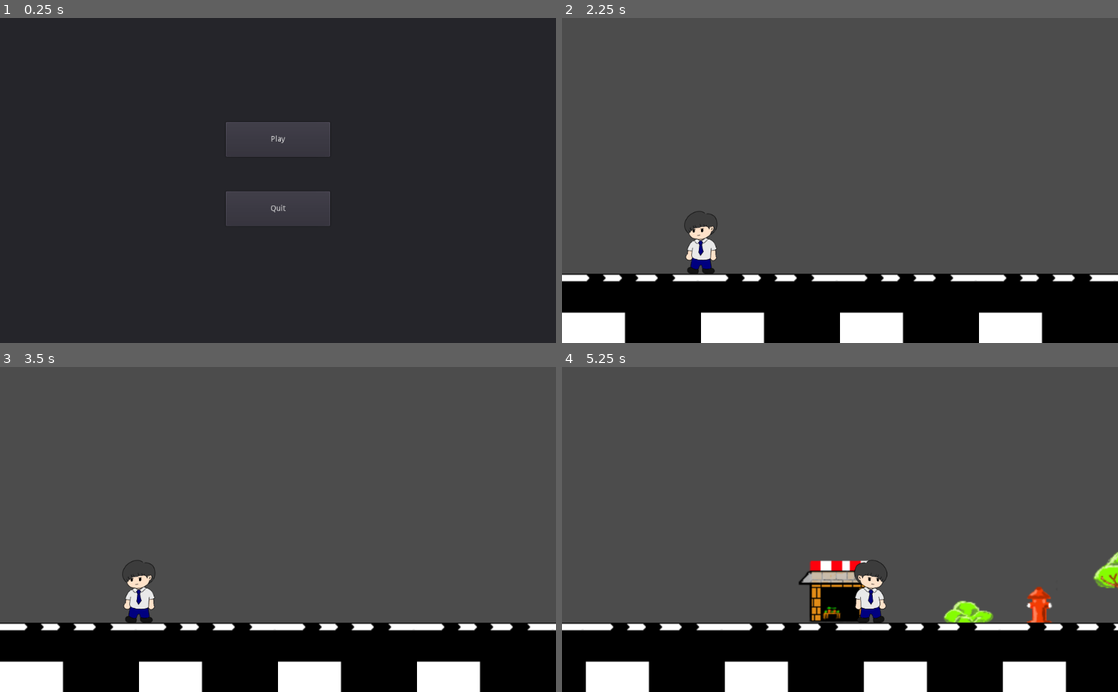
Above: before the commit, frames 1-4 (two rows, left to right).
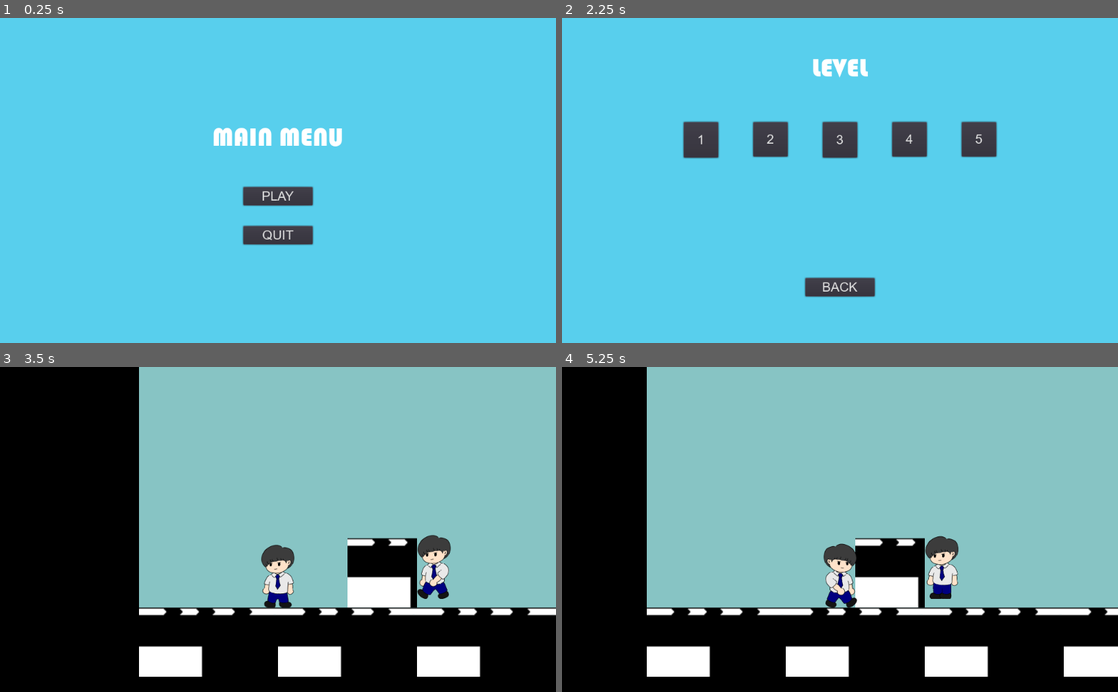
Above: after the commit, the same moments.

Repository: FakhruddinAmriR/gemastik
Game: Godot game, scene res://UI/Game.tscn
Two runs of this game, one before a commit and one after it. Both use one fixed random seed, a clock stepped at 60 frames per second and the inputs below. Before the commit the project starts from res://UI/Main.tscn.
Inputs (mouse positions are in pixels of both pictures, inside the frame that each line leads up to):
- Up to frame 1 (0.25 s): no input
- Up to frame 2 (2.25 s): click (840, 138) at 0.5 s, where only the run before the commit has a clickable "Play"; click (717, 105) at 1.25 s, where only the run before the commit has a clickable "Level 2"; click (840, 196) at 2 s, where only the run after the commit has a clickable "PLAY"
- Up to frame 3 (3.5 s): click (139, 490) at 2.75 s, where only the run after the commit has a clickable "1"
- Up to frame 4 (5.25 s): tap Enter (ui_accept) at 3.5, 4.35, 4.52, 4.82 s; hold Enter (ui_accept) 3.53-4.28 s; hold Right (ui_right) 3.53-5 s; click (840, 526) at 5 s, where only the run after the commit has a clickable "RESUME"

The runs differ from the first frame. In frame 1, 99% of the frame differs, in the area x 0-100%, y 0-100%; in frame 2, 97%; in frame 3, 84%; in frame 4, 87%.

Commit message:
finish area fixing

Diff:
--- /dev/null
+++ b/Enemy/BadKid.gd
@@ -0,0 +1,13 @@
+extends KinematicBody2D
+
+const SPEED = 100
+var direction = Vector2.LEFT
+
+func _physics_process(delta):
+	var velocity = direction * SPEED * delta
+	move_and_collide(velocity)
+
+func _on_Area2D_body_entered(body):
+	var collider = body.get_collider()
+	if collider is TileMap:
+		direction *= -1
--- /dev/null
+++ b/Enemy/BadKid.tscn
@@ -0,0 +1,49 @@
+[gd_scene load_steps=9 format=2]
+
+[ext_resource path="res://Enemy/BadKid.gd" type="Script" id=1]
+[ext_resource path="res://assets/Character.png" type="Texture" id=2]
+
+[sub_resource type="CapsuleShape2D" id=1]
+radius = 16.0
+height = 30.0
+
+[sub_resource type="AtlasTexture" id=2]
+flags = 4
+atlas = ExtResource( 2 )
+region = Rect2( 0, 256, 128, 256 )
+
+[sub_resource type="AtlasTexture" id=3]
+flags = 4
+atlas = ExtResource( 2 )
+region = Rect2( 128, 256, 128, 256 )
+
+[sub_resource type="AtlasTexture" id=4]
+flags = 4
+atlas = ExtResource( 2 )
+region = Rect2( 256, 256, 128, 256 )
+
+[sub_resource type="AtlasTexture" id=5]
+flags = 4
+atlas = ExtResource( 2 )
+region = Rect2( 384, 256, 128, 256 )
+
+[sub_resource type="SpriteFrames" id=6]
+animations = [ {
+"frames": [ SubResource( 2 ), SubResource( 3 ), SubResource( 4 ), SubResource( 5 ) ],
+"loop": true,
+"name": "default",
+"speed": 4.0
+} ]
+
+[node name="BadKid" type="KinematicBody2D"]
+script = ExtResource( 1 )
+
+[node name="CollisionShape2D" type="CollisionShape2D" parent="."]
+position = Vector2( 0, 9 )
+shape = SubResource( 1 )
+
+[node name="Sprite" type="AnimatedSprite" parent="."]
+position = Vector2( 0, 8 )
+scale = Vector2( 0.25, 0.25 )
+frames = SubResource( 6 )
+playing = true
--- a/Level/Level_1.tscn
+++ b/Level/Level_1.tscn
@@ -1,66 +1,78 @@
-[gd_scene load_steps=5 format=2]
+[gd_scene load_steps=7 format=2]
 
 [ext_resource path="res://Player/Player.tscn" type="PackedScene" id=1]
 [ext_resource path="res://assets/AllTiles.tres" type="TileSet" id=2]
 [ext_resource path="res://UI/PausedMenu.tscn" type="PackedScene" id=3]
+[ext_resource path="res://Enemy/BadKid.tscn" type="PackedScene" id=4]
+[ext_resource path="res://NextLevel.tscn" type="PackedScene" id=5]
 
 [sub_resource type="RectangleShape2D" id=1]
 extents = Vector2( 32, 224.5 )
 
 [node name="Level_1" type="Node2D"]
 
+[node name="Camera2D" type="Camera2D" parent="."]
+position = Vector2( 128, 424 )
+scale = Vector2( 0.25, 0.25 )
+z_index = 5
+current = true
+zoom = Vector2( 0.5, 0.5 )
+
+[node name="PausedMenu" parent="Camera2D" instance=ExtResource( 3 )]
+visible = false
+position = Vector2( 0, 8 )
+scale = Vector2( 2, 2 )
+__meta__ = {
+"_edit_lock_": true
+}
+
 [node name="Player" parent="." instance=ExtResource( 1 )]
 position = Vector2( 128, 464 )
 scale = Vector2( 0.25, 0.25 )
 
 [node name="CameraRemote" type="RemoteTransform2D" parent="Player"]
-position = Vector2( 0, 24 )
+position = Vector2( 0, -160 )
 remote_path = NodePath("../../Camera2D")
-__meta__ = {
-"_edit_lock_": true
-}
-
-[node name="PauseRemote" type="RemoteTransform2D" parent="Player"]
-position = Vector2( 0, 24 )
-remote_path = NodePath("../../Camera2D")
-__meta__ = {
-"_edit_lock_": true
-}
-
-[node name="Camera2D" type="Camera2D" parent="."]
-position = Vector2( 128, 470 )
-scale = Vector2( 0.25, 0.25 )
-current = true
-zoom = Vector2( 0.5, 0.5 )
-limit_left = 0
-limit_bottom = 576
-smoothing_enabled = true
 
 [node name="TileMap" type="TileMap" parent="."]
 z_index = -1
 tile_set = ExtResource( 2 )
 show_collision = true
 format = 1
-tile_data = PoolIntArray( 327739, 18, 0, 327740, 19, 0, 327741, 20, 0, 393229, 5, 0, 393230, 7, 0, 393273, 8, 0, 393274, 9, 0, 393275, 10, 0, 393276, 11, 0, 393277, 12, 0, 458761, 21, 0, 458763, 3, 0, 458764, 2, 0, 458765, 4, 0, 458766, 6, 0, 458771, 21, 0, 458809, 13, 0, 458810, 14, 0, 458811, 15, 0, 458812, 16, 0, 458813, 17, 0, 589823, 0, 0, 524288, 1, 0, 524289, …(847 unchanged characters)…
-__meta__ = {
-"_edit_lock_": true
-}
+tile_data = PoolIntArray( 393229, 5, 0, 393230, 7, 0, 458755, 1, 0, 458759, 1, 0, 458761, 21, 0, 458763, 3, 0, 458764, 2, 0, 458765, 4, 0, 458766, 6, 0, 458771, 21, 0, 589823, 0, 0, 524288, 1, 0, 524289, …(847 unchanged characters)…
 
 [node name="StartWall" type="StaticBody2D" parent="."]
-__meta__ = {
-"_edit_lock_": true
-}
 
 [node name="CollisionShape2D" type="CollisionShape2D" parent="StartWall"]
+visible = false
 position = Vector2( -32, 352.5 )
 shape = SubResource( 1 )
-__meta__ = {
-"_edit_lock_": true
-}
 
-[node name="pauselayer" type="CanvasLayer" parent="."]
-layer = 10
-visible = false
-follow_viewport_enable = true
+[node name="ColorRect" type="ColorRect" parent="StartWall"]
+margin_left = -256.0
+margin_top = 256.0
+margin_bottom = 576.0
+color = Color( 0, 0, 0, 1 )
 
-[node name="PausedMenu" parent="pauselayer" instance=ExtResource( 3 )]
+[node name="ColorRect2" type="ColorRect" parent="StartWall"]
+margin_left = -256.0
+margin_top = 576.0
+margin_right = 3968.0
+margin_bottom = 704.0
+color = Color( 0, 0, 0, 1 )
+
+[node name="BackgroundLayer" type="CanvasLayer" parent="."]
+layer = -1
+
+[node name="Background" type="ColorRect" parent="BackgroundLayer"]
+margin_left = -256.0
+margin_top = -192.0
+margin_right = 3968.0
+margin_bottom = 588.0
+color = Color( 0.529412, 0.768627, 0.768627, 1 )
+
+[node name="BadKid" parent="." instance=ExtResource( 4 )]
+position = Vector2( 280, 464 )
+
+[node name="NextLevel" parent="." instance=ExtResource( 5 )]
+position = Vector2( 760, 440 )
--- a/Level/Level_2.tscn
+++ b/Level/Level_2.tscn
@@ -1,42 +1,78 @@
-[gd_scene load_steps=4 format=2]
+[gd_scene load_steps=7 format=2]
 
 [ext_resource path="res://Player/Player.tscn" type="PackedScene" id=1]
 [ext_resource path="res://assets/AllTiles.tres" type="TileSet" id=2]
+[ext_resource path="res://UI/PausedMenu.tscn" type="PackedScene" id=3]
+[ext_resource path="res://Enemy/BadKid.tscn" type="PackedScene" id=4]
+[ext_resource path="res://NextLevel.tscn" type="PackedScene" id=5]
 
 [sub_resource type="RectangleShape2D" id=1]
 extents = Vector2( 32, 224.5 )
 
 [node name="Level_1" type="Node2D"]
 
+[node name="Camera2D" type="Camera2D" parent="."]
+position = Vector2( 128, 424 )
+scale = Vector2( 0.25, 0.25 )
+z_index = 5
+current = true
+zoom = Vector2( 0.5, 0.5 )
+
+[node name="PausedMenu" parent="Camera2D" instance=ExtResource( 3 )]
+visible = false
+position = Vector2( 0, 8 )
+scale = Vector2( 2, 2 )
+__meta__ = {
+"_edit_lock_": true
+}
+
 [node name="Player" parent="." instance=ExtResource( 1 )]
 position = Vector2( 128, 464 )
 scale = Vector2( 0.25, 0.25 )
 
-[node name="RemoteTransform2D" type="RemoteTransform2D" parent="Player"]
-position = Vector2( 0, 24 )
+[node name="CameraRemote" type="RemoteTransform2D" parent="Player"]
+position = Vector2( 0, -160 )
 remote_path = NodePath("../../Camera2D")
-__meta__ = {
-"_edit_lock_": true
-}
-
-[node name="Camera2D" type="Camera2D" parent="."]
-position = Vector2( 128, 470 )
-scale = Vector2( 0.25, 0.25 )
-current = true
-zoom = Vector2( 0.5, 0.5 )
-limit_left = 0
-limit_bottom = 576
-smoothing_enabled = true
 
 [node name="TileMap" type="TileMap" parent="."]
 z_index = -1
 tile_set = ExtResource( 2 )
 show_collision = true
 format = 1
-tile_data = PoolIntArray( 327739, 18, 0, 327740, 19, 0, 327741, 20, 0, 393229, 5, 0, 393230, 7, 0, 393273, 8, 0, 393274, 9, 0, 393275, 10, 0, 393276, 11, 0, 393277, 12, 0, 458761, 21, 0, 458763, 3, 0, 458764, 2, 0, 458765, 4, 0, 458766, 6, 0, 458771, 21, 0, 458809, 13, 0, 458810, 14, 0, 458811, 15, 0, 458812, 16, 0, 458813, 17, 0, 589823, 0, 0, 524288, 1, 0, 524289, …(847 unchanged characters)…
+tile_data = PoolIntArray( 393229, 5, 0, 393230, 7, 0, 458755, 1, 0, 458759, 1, 0, 458761, 21, 0, 458763, 3, 0, 458764, 2, 0, 458765, 4, 0, 458766, 6, 0, 458771, 21, 0, 589823, 0, 0, 524288, 1, 0, 524289, …(847 unchanged characters)…
 
 [node name="StartWall" type="StaticBody2D" parent="."]
 
 [node name="CollisionShape2D" type="CollisionShape2D" parent="StartWall"]
+visible = false
 position = Vector2( -32, 352.5 )
 shape = SubResource( 1 )
+
+[node name="ColorRect" type="ColorRect" parent="StartWall"]
+margin_left = -256.0
+margin_top = 256.0
+margin_bottom = 576.0
+color = Color( 0, 0, 0, 1 )
+
+[node name="ColorRect2" type="ColorRect" parent="StartWall"]
+margin_left = -256.0
+margin_top = 576.0
+margin_right = 3968.0
+margin_bottom = 704.0
+color = Color( 0, 0, 0, 1 )
+
+[node name="BackgroundLayer" type="CanvasLayer" parent="."]
+layer = -1
+
+[node name="Background" type="ColorRect" parent="BackgroundLayer"]
+margin_left = -256.0
+margin_top = -192.0
+margin_right = 3968.0
+margin_bottom = 588.0
+color = Color( 0.529412, 0.768627, 0.768627, 1 )
+
+[node name="BadKid" parent="." instance=ExtResource( 4 )]
+position = Vector2( 280, 464 )
+
+[node name="NextLevel" parent="." instance=ExtResource( 5 )]
+position = Vector2( 760, 440 )
--- a/Level/Level_3.tscn
+++ b/Level/Level_3.tscn
@@ -1,42 +1,78 @@
-[gd_scene load_steps=4 format=2]
+[gd_scene load_steps=7 format=2]
 
 [ext_resource path="res://Player/Player.tscn" type="PackedScene" id=1]
 [ext_resource path="res://assets/AllTiles.tres" type="TileSet" id=2]
+[ext_resource path="res://UI/PausedMenu.tscn" type="PackedScene" id=3]
+[ext_resource path="res://Enemy/BadKid.tscn" type="PackedScene" id=4]
+[ext_resource path="res://NextLevel.tscn" type="PackedScene" id=5]
 
 [sub_resource type="RectangleShape2D" id=1]
 extents = Vector2( 32, 224.5 )
 
 [node name="Level_1" type="Node2D"]
 
+[node name="Camera2D" type="Camera2D" parent="."]
+position = Vector2( 128, 424 )
+scale = Vector2( 0.25, 0.25 )
+z_index = 5
+current = true
+zoom = Vector2( 0.5, 0.5 )
+
+[node name="PausedMenu" parent="Camera2D" instance=ExtResource( 3 )]
+visible = false
+position = Vector2( 0, 8 )
+scale = Vector2( 2, 2 )
+__meta__ = {
+"_edit_lock_": true
+}
+
 [node name="Player" parent="." instance=ExtResource( 1 )]
 position = Vector2( 128, 464 )
 scale = Vector2( 0.25, 0.25 )
 
-[node name="RemoteTransform2D" type="RemoteTransform2D" parent="Player"]
-position = Vector2( 0, 24 )
+[node name="CameraRemote" type="RemoteTransform2D" parent="Player"]
+position = Vector2( 0, -160 )
 remote_path = NodePath("../../Camera2D")
-__meta__ = {
-"_edit_lock_": true
-}
-
-[node name="Camera2D" type="Camera2D" parent="."]
-position = Vector2( 128, 470 )
-scale = Vector2( 0.25, 0.25 )
-current = true
-zoom = Vector2( 0.5, 0.5 )
-limit_left = 0
-limit_bottom = 576
-smoothing_enabled = true
 
 [node name="TileMap" type="TileMap" parent="."]
 z_index = -1
 tile_set = ExtResource( 2 )
 show_collision = true
 format = 1
-tile_data = PoolIntArray( 327739, 18, 0, 327740, 19, 0, 327741, 20, 0, 393229, 5, 0, 393230, 7, 0, 393273, 8, 0, 393274, 9, 0, 393275, 10, 0, 393276, 11, 0, 393277, 12, 0, 458761, 21, 0, 458763, 3, 0, 458764, 2, 0, 458765, 4, 0, 458766, 6, 0, 458771, 21, 0, 458809, 13, 0, 458810, 14, 0, 458811, 15, 0, 458812, 16, 0, 458813, 17, 0, 589823, 0, 0, 524288, 1, 0, 524289, …(847 unchanged characters)…
+tile_data = PoolIntArray( 393229, 5, 0, 393230, 7, 0, 458755, 1, 0, 458759, 1, 0, 458761, 21, 0, 458763, 3, 0, 458764, 2, 0, 458765, 4, 0, 458766, 6, 0, 458771, 21, 0, 589823, 0, 0, 524288, 1, 0, 524289, …(847 unchanged characters)…
 
 [node name="StartWall" type="StaticBody2D" parent="."]
 
 [node name="CollisionShape2D" type="CollisionShape2D" parent="StartWall"]
+visible = false
 position = Vector2( -32, 352.5 )
 shape = SubResource( 1 )
+
+[node name="ColorRect" type="ColorRect" parent="StartWall"]
+margin_left = -256.0
+margin_top = 256.0
+margin_bottom = 576.0
+color = Color( 0, 0, 0, 1 )
+
+[node name="ColorRect2" type="ColorRect" parent="StartWall"]
+margin_left = -256.0
+margin_top = 576.0
+margin_right = 3968.0
+margin_bottom = 704.0
+color = Color( 0, 0, 0, 1 )
+
+[node name="BackgroundLayer" type="CanvasLayer" parent="."]
+layer = -1
+
+[node name="Background" type="ColorRect" parent="BackgroundLayer"]
+margin_left = -256.0
+margin_top = -192.0
+margin_right = 3968.0
+margin_bottom = 588.0
+color = Color( 0.529412, 0.768627, 0.768627, 1 )
+
+[node name="BadKid" parent="." instance=ExtResource( 4 )]
+position = Vector2( 280, 464 )
+
+[node name="NextLevel" parent="." instance=ExtResource( 5 )]
+position = Vector2( 760, 440 )
--- a/Level/Level_4.tscn
+++ b/Level/Level_4.tscn
@@ -1,42 +1,78 @@
-[gd_scene load_steps=4 format=2]
+[gd_scene load_steps=7 format=2]
 
 [ext_resource path="res://Player/Player.tscn" type="PackedScene" id=1]
 [ext_resource path="res://assets/AllTiles.tres" type="TileSet" id=2]
+[ext_resource path="res://UI/PausedMenu.tscn" type="PackedScene" id=3]
+[ext_resource path="res://Enemy/BadKid.tscn" type="PackedScene" id=4]
+[ext_resource path="res://NextLevel.tscn" type="PackedScene" id=5]
 
 [sub_resource type="RectangleShape2D" id=1]
 extents = Vector2( 32, 224.5 )
 
 [node name="Level_1" type="Node2D"]
 
+[node name="Camera2D" type="Camera2D" parent="."]
+position = Vector2( 128, 424 )
+scale = Vector2( 0.25, 0.25 )
+z_index = 5
+current = true
+zoom = Vector2( 0.5, 0.5 )
+
+[node name="PausedMenu" parent="Camera2D" instance=ExtResource( 3 )]
+visible = false
+position = Vector2( 0, 8 )
+scale = Vector2( 2, 2 )
+__meta__ = {
+"_edit_lock_": true
+}
+
 [node name="Player" parent="." instance=ExtResource( 1 )]
 position = Vector2( 128, 464 )
 scale = Vector2( 0.25, 0.25 )
 
-[node name="RemoteTransform2D" type="RemoteTransform2D" parent="Player"]
-position = Vector2( 0, 24 )
+[node name="CameraRemote" type="RemoteTransform2D" parent="Player"]
+position = Vector2( 0, -160 )
 remote_path = NodePath("../../Camera2D")
-__meta__ = {
-"_edit_lock_": true
-}
-
-[node name="Camera2D" type="Camera2D" parent="."]
-position = Vector2( 128, 470 )
-scale = Vector2( 0.25, 0.25 )
-current = true
-zoom = Vector2( 0.5, 0.5 )
-limit_left = 0
-limit_bottom = 576
-smoothing_enabled = true
 
 [node name="TileMap" type="TileMap" parent="."]
 z_index = -1
 tile_set = ExtResource( 2 )
 show_collision = true
 format = 1
-tile_data = PoolIntArray( 327739, 18, 0, 327740, 19, 0, 327741, 20, 0, 393229, 5, 0, 393230, 7, 0, 393273, 8, 0, 393274, 9, 0, 393275, 10, 0, 393276, 11, 0, 393277, 12, 0, 458761, 21, 0, 458763, 3, 0, 458764, 2, 0, 458765, 4, 0, 458766, 6, 0, 458771, 21, 0, 458809, 13, 0, 458810, 14, 0, 458811, 15, 0, 458812, 16, 0, 458813, 17, 0, 589823, 0, 0, 524288, 1, 0, 524289, …(847 unchanged characters)…
+tile_data = PoolIntArray( 393229, 5, 0, 393230, 7, 0, 458755, 1, 0, 458759, 1, 0, 458761, 21, 0, 458763, 3, 0, 458764, 2, 0, 458765, 4, 0, 458766, 6, 0, 458771, 21, 0, 589823, 0, 0, 524288, 1, 0, 524289, …(847 unchanged characters)…
 
 [node name="StartWall" type="StaticBody2D" parent="."]
 
 [node name="CollisionShape2D" type="CollisionShape2D" parent="StartWall"]
+visible = false
 position = Vector2( -32, 352.5 )
 shape = SubResource( 1 )
+
+[node name="ColorRect" type="ColorRect" parent="StartWall"]
+margin_left = -256.0
+margin_top = 256.0
+margin_bottom = 576.0
+color = Color( 0, 0, 0, 1 )
+
+[node name="ColorRect2" type="ColorRect" parent="StartWall"]
+margin_left = -256.0
+margin_top = 576.0
+margin_right = 3968.0
+margin_bottom = 704.0
+color = Color( 0, 0, 0, 1 )
+
+[node name="BackgroundLayer" type="CanvasLayer" parent="."]
+layer = -1
+
+[node name="Background" type="ColorRect" parent="BackgroundLayer"]
+margin_left = -256.0
+margin_top = -192.0
+margin_right = 3968.0
+margin_bottom = 588.0
+color = Color( 0.529412, 0.768627, 0.768627, 1 )
+
+[node name="BadKid" parent="." instance=ExtResource( 4 )]
+position = Vector2( 280, 464 )
+
+[node name="NextLevel" parent="." instance=ExtResource( 5 )]
+position = Vector2( 760, 440 )
--- a/Level/Level_5.tscn
+++ b/Level/Level_5.tscn
@@ -1,42 +1,78 @@
-[gd_scene load_steps=4 format=2]
+[gd_scene load_steps=7 format=2]
 
 [ext_resource path="res://Player/Player.tscn" type="PackedScene" id=1]
 [ext_resource path="res://assets/AllTiles.tres" type="TileSet" id=2]
+[ext_resource path="res://UI/PausedMenu.tscn" type="PackedScene" id=3]
+[ext_resource path="res://Enemy/BadKid.tscn" type="PackedScene" id=4]
+[ext_resource path="res://NextLevel.tscn" type="PackedScene" id=5]
 
 [sub_resource type="RectangleShape2D" id=1]
 extents = Vector2( 32, 224.5 )
 
 [node name="Level_1" type="Node2D"]
 
+[node name="Camera2D" type="Camera2D" parent="."]
+position = Vector2( 128, 424 )
+scale = Vector2( 0.25, 0.25 )
+z_index = 5
+current = true
+zoom = Vector2( 0.5, 0.5 )
+
+[node name="PausedMenu" parent="Camera2D" instance=ExtResource( 3 )]
+visible = false
+position = Vector2( 0, 8 )
+scale = Vector2( 2, 2 )
+__meta__ = {
+"_edit_lock_": true
+}
+
 [node name="Player" parent="." instance=ExtResource( 1 )]
 position = Vector2( 128, 464 )
 scale = Vector2( 0.25, 0.25 )
 
-[node name="RemoteTransform2D" type="RemoteTransform2D" parent="Player"]
-position = Vector2( 0, 24 )
+[node name="CameraRemote" type="RemoteTransform2D" parent="Player"]
+position = Vector2( 0, -160 )
 remote_path = NodePath("../../Camera2D")
-__meta__ = {
-"_edit_lock_": true
-}
-
-[node name="Camera2D" type="Camera2D" parent="."]
-position = Vector2( 128, 470 )
-scale = Vector2( 0.25, 0.25 )
-current = true
-zoom = Vector2( 0.5, 0.5 )
-limit_left = 0
-limit_bottom = 576
-smoothing_enabled = true
 
 [node name="TileMap" type="TileMap" parent="."]
 z_index = -1
 tile_set = ExtResource( 2 )
 show_collision = true
 format = 1
-tile_data = PoolIntArray( 327739, 18, 0, 327740, 19, 0, 327741, 20, 0, 393229, 5, 0, 393230, 7, 0, 393273, 8, 0, 393274, 9, 0, 393275, 10, 0, 393276, 11, 0, 393277, 12, 0, 458761, 21, 0, 458763, 3, 0, 458764, 2, 0, 458765, 4, 0, 458766, 6, 0, 458771, 21, 0, 458809, 13, 0, 458810, 14, 0, 458811, 15, 0, 458812, 16, 0, 458813, 17, 0, 589823, 0, 0, 524288, 1, 0, 524289, …(847 unchanged characters)…
+tile_data = PoolIntArray( 393229, 5, 0, 393230, 7, 0, 458755, 1, 0, 458759, 1, 0, 458761, 21, 0, 458763, 3, 0, 458764, 2, 0, 458765, 4, 0, 458766, 6, 0, 458771, 21, 0, 589823, 0, 0, 524288, 1, 0, 524289, …(847 unchanged characters)…
 
 [node name="StartWall" type="StaticBody2D" parent="."]
 
 [node name="CollisionShape2D" type="CollisionShape2D" parent="StartWall"]
+visible = false
 position = Vector2( -32, 352.5 )
 shape = SubResource( 1 )
+
+[node name="ColorRect" type="ColorRect" parent="StartWall"]
+margin_left = -256.0
+margin_top = 256.0
+margin_bottom = 576.0
+color = Color( 0, 0, 0, 1 )
+
+[node name="ColorRect2" type="ColorRect" parent="StartWall"]
+margin_left = -256.0
+margin_top = 576.0
+margin_right = 3968.0
+margin_bottom = 704.0
+color = Color( 0, 0, 0, 1 )
+
+[node name="BackgroundLayer" type="CanvasLayer" parent="."]
+layer = -1
+
+[node name="Background" type="ColorRect" parent="BackgroundLayer"]
+margin_left = -256.0
+margin_top = -192.0
+margin_right = 3968.0
+margin_bottom = 588.0
+color = Color( 0.529412, 0.768627, 0.768627, 1 )
+
+[node name="BadKid" parent="." instance=ExtResource( 4 )]
+position = Vector2( 280, 464 )
+
+[node name="NextLevel" parent="." instance=ExtResource( 5 )]
+position = Vector2( 760, 440 )
--- /dev/null
+++ b/NextLevel.gd
@@ -0,0 +1,7 @@
+extends Area2D
+
+func _physics_process(delta):
+	var bodies = get_overlapping_bodies()
+	for body in bodies:
+		if body.name == "Player":
+			get_tree().change_scene("res://Level/Level_" + str(int(get_tree().current_scene.name) + 1) + ".tscn")
--- /dev/null
+++ b/NextLevel.tscn
@@ -0,0 +1,18 @@
+[gd_scene load_steps=4 format=2]
+
+[ext_resource path="res://assets/tiles/sekolaaaaa.png" type="Texture" id=1]
+[ext_resource path="res://NextLevel.gd" type="Script" id=2]
+
+[sub_resource type="RectangleShape2D" id=1]
+extents = Vector2( 136, 72 )
+
+[node name="NextLevel" type="Area2D"]
+script = ExtResource( 2 )
+
+[node name="CollisionShape2D" type="CollisionShape2D" parent="."]
+shape = SubResource( 1 )
+
+[node name="Sprite" type="Sprite" parent="."]
+texture = ExtResource( 1 )
+region_enabled = true
+region_rect = Rect2( 16.4825, 38.1469, 276.154, 145.346 )
--- a/Player/Player.tscn
+++ b/Player/Player.tscn
@@ -83,7 +83,7 @@
 [node name="Player" type="KinematicBody2D"]
 script = ExtResource( 2 )
 
-[node name="CollisionShape2D" type="CollisionShape2D" parent="."]
+[node name="CollisionShape2D" type="CollisionShape2D" parent="." groups=["Player"]]
 position = Vector2( 0, 9 )
 shape = SubResource( 1 )
 
--- a/UI/Game.gd
+++ b/UI/Game.gd
@@ -12,20 +12,16 @@
 	get_node("MainMenu").show()
 
 func _on_Level1_pressed():
-	get_node("LevelMenu").hide()
-	get_node("World/Level_1").show()
+	get_tree().change_scene("res://Level/Level_1.tscn")
 
 func _on_Level2_pressed():
-	pass # Replace with function body.
-
+	get_tree().change_scene("res://Level/Level_2.tscn")
 
 func _on_Level3_pressed():
-	pass # Replace with function body.
-
+	get_tree().change_scene("res://Level/Level_3.tscn")
 
 func _on_Level4_pressed():
-	pass # Replace with function body.
-
+	get_tree().change_scene("res://Level/Level_4.tscn")
 
 func _on_Level5_pressed():
-	pass # Replace with function body.
+	get_tree().change_scene("res://Level/Level_5.tscn")
--- a/UI/Game.tscn
+++ b/UI/Game.tscn
@@ -1,9 +1,8 @@
-[gd_scene load_steps=8 format=2]
+[gd_scene load_steps=7 format=2]
 
 [ext_resource path="res://fonts/ARIAL.TTF" type="DynamicFontData" id=1]
 [ext_resource path="res://fonts/MainFont.tres" type="DynamicFont" id=2]
 [ext_resource path="res://UI/Game.gd" type="Script" id=3]
-[ext_resource path="res://Level/Level_1.tscn" type="PackedScene" id=4]
 
 [sub_resource type="DynamicFont" id=1]
 size = 24
@@ -155,11 +154,6 @@
 custom_fonts/font = SubResource( 2 )
 text = "BACK"
 
-[node name="World" type="CanvasLayer" parent="."]
-
-[node name="Level_1" parent="World" instance=ExtResource( 4 )]
-visible = false
-
 [node name="PausedMenu" type="CanvasLayer" parent="."]
 pause_mode = 1
 layer = 10
--- a/UI/Main.tscn
+++ b/UI/Main.tscn
@@ -111,7 +111,6 @@
 text = "PAUSED"
 align = 1
 uppercase = true
-percent_visible = -0.166667
 
 [node name="ResumeBtn" type="Button" parent="PausedMenu/BG2"]
 margin_right = 12.0
--- a/UI/PausedMenu.gd
+++ b/UI/PausedMenu.gd
@@ -4,10 +4,11 @@
 	if event.is_action_pressed("ui_accept"):
 		var is_paused = get_tree().paused
 		get_tree().paused = !is_paused
-#		self.visible = !is_paused
+		$".".visible = !is_paused
+
 
 func _on_ResumeBtn_pressed():
-#	get_node(".").visible = false
+	$".".visible = false
 	pass
 
 func _on_QuitBtn_pressed():
--- a/UI/PausedMenu.tscn
+++ b/UI/PausedMenu.tscn
@@ -8,13 +8,19 @@
 size = 24
 font_data = ExtResource( 1 )
 
-[node name="PausedMenu" type="Node"]
+[node name="PausedMenu" type="Node2D"]
 pause_mode = 2
 script = ExtResource( 3 )
 
 [node name="Background1" type="ColorRect" parent="."]
-anchor_right = 1.0
-anchor_bottom = 1.0
+anchor_left = 0.5
+anchor_top = 0.5
+anchor_right = 0.5
+anchor_bottom = 0.5
+margin_left = -512.0
+margin_top = -300.0
+margin_right = 512.0
+margin_bottom = 300.0
 color = Color( 0, 0, 0, 0.196078 )
 
 [node name="Background2" type="ColorRect" parent="."]
@@ -22,10 +28,10 @@
 anchor_top = 0.5
 anchor_right = 0.5
 anchor_bottom = 0.5
-margin_left = -327.5
-margin_top = -192.0
-margin_right = 327.5
-margin_bottom = 192.0
+margin_left = -208.0
+margin_top = -136.0
+margin_right = 208.0
+margin_bottom = 136.0
 color = Color( 0.376471, 0.376471, 0.376471, 1 )
 
 [node name="Label" type="Label" parent="Background2"]
--- a/project.godot
+++ b/project.godot
@@ -11,7 +11,7 @@
 [application]
 
 config/name="Gemastik"
-run/main_scene="res://UI/Main.tscn"
+run/main_scene="res://UI/Game.tscn"
 config/icon="res://icon.png"
 
 [global]
